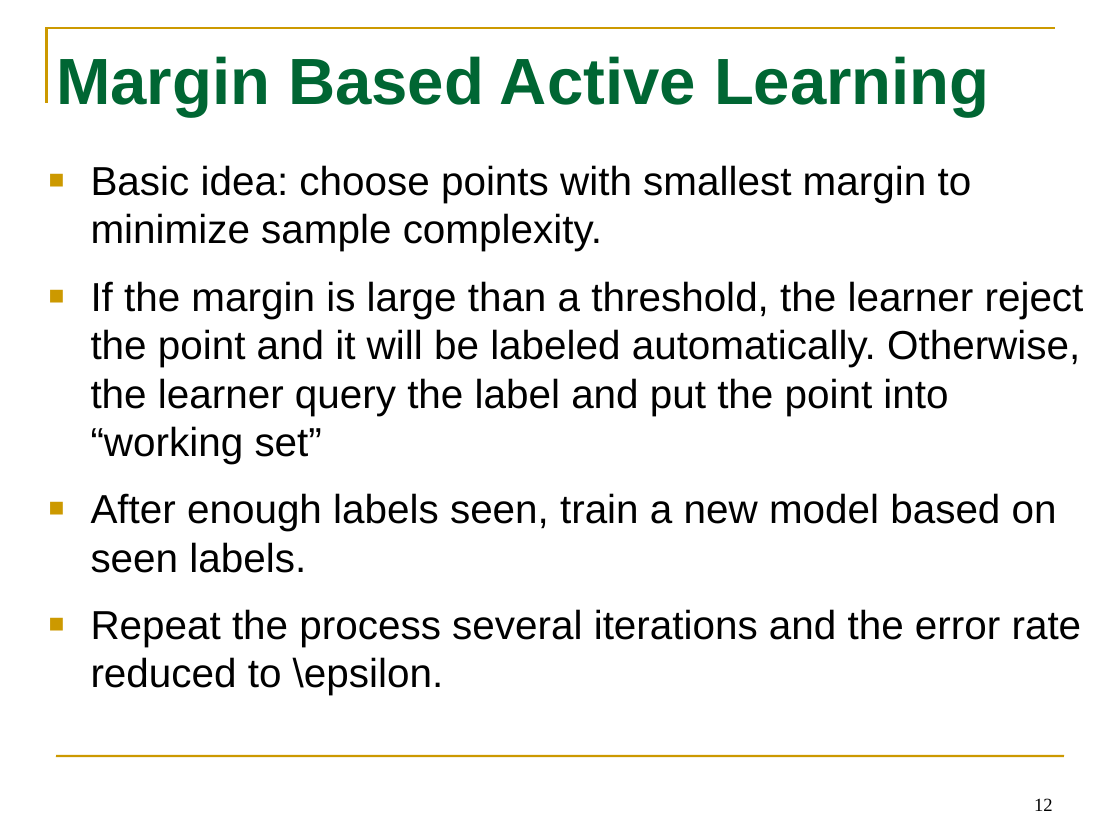
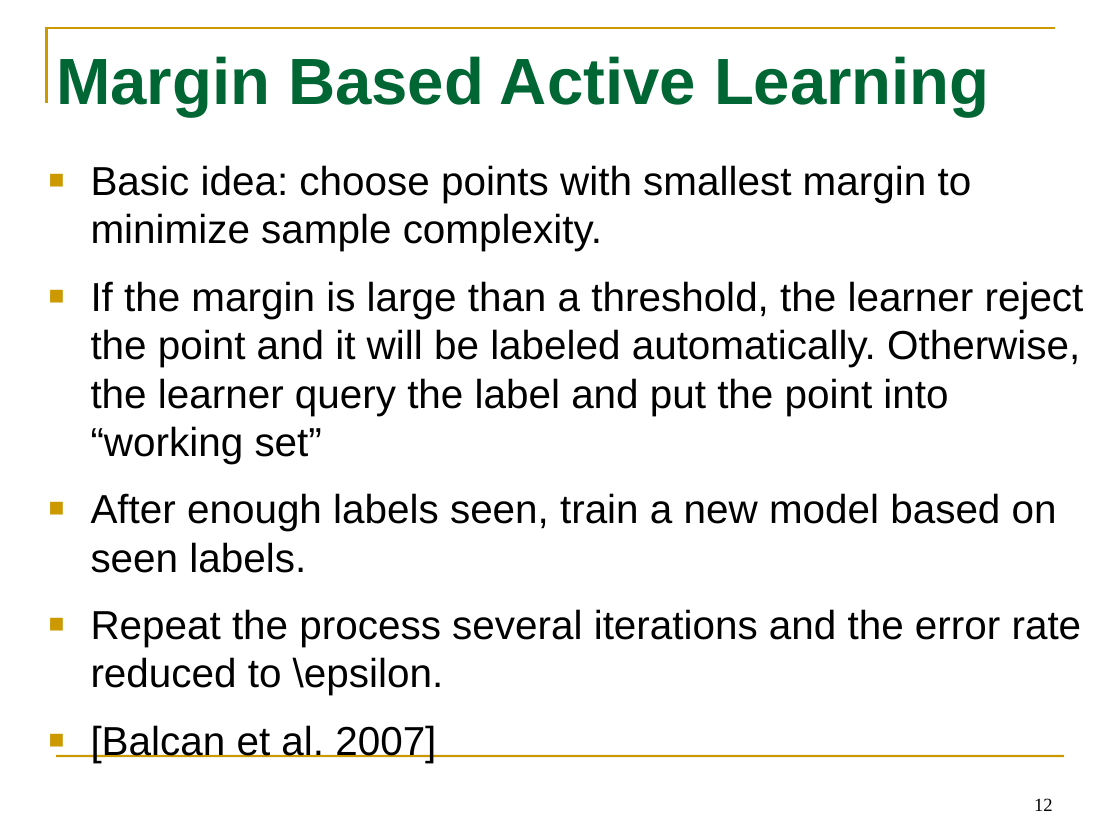
Before and after one commit to tttyy/Active-Learning, a slide deck: slide 12 of presentation/Activelearning.pptx. Drawn at 1120x840 pixels with LibreOffice and Linux fonts; fonts in the diff are those of the drawing. Boxes give left, top, right and bottom in pixels: in the first picture for what was removed or moved away, otherwise in the second. Text is boxed around its words. In the diff, an @@ line names an element or a change of style, - is before the commit and + after.

```diff
--- a/presentation/Activelearning.pptx
+++ b/presentation/Activelearning.pptx
@@ text at [91,725,436,763]: paragraph added @@
+■ [Balcan et al. 2007]
```
Also in this commit, not shown: 5 other slides changed, 2 slides added, 1 slide removed.
